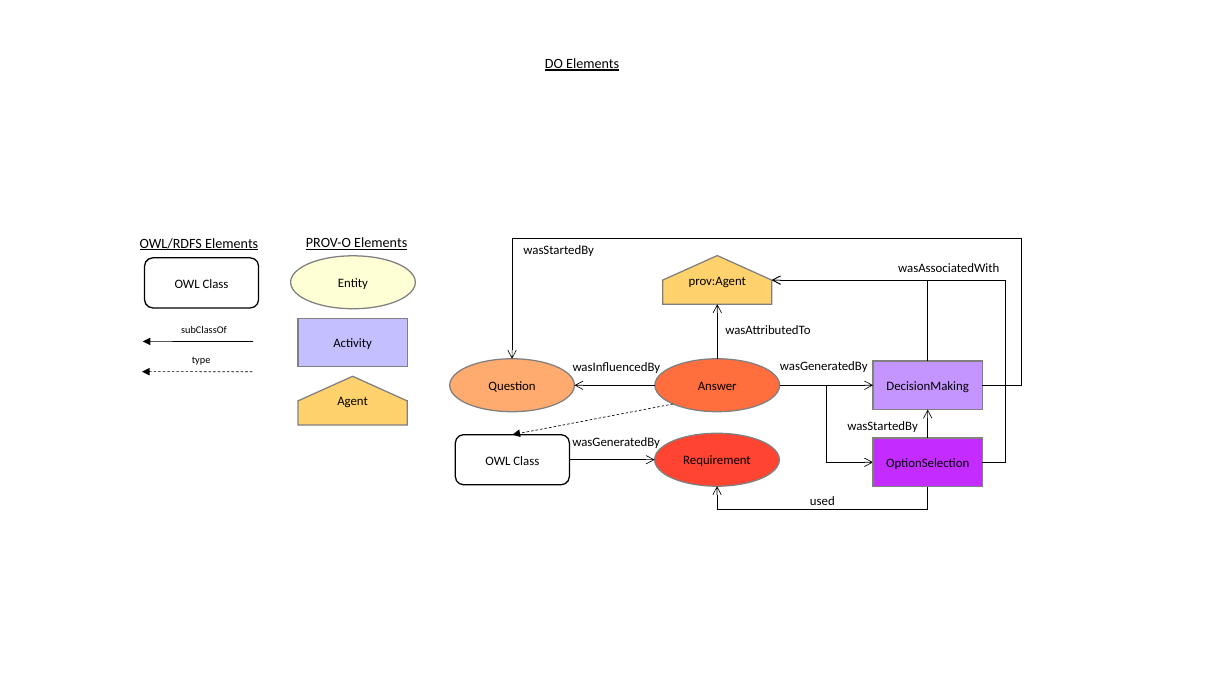
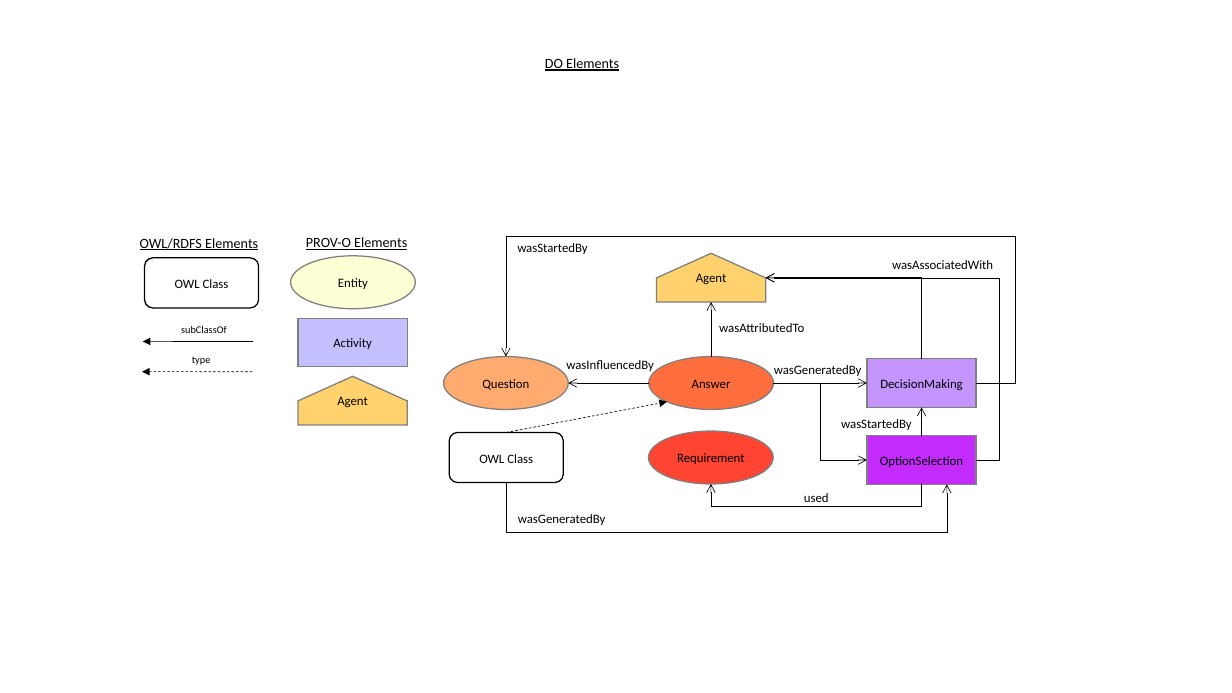
Before and after one commit to nicholascar/decprov-ont, a slide deck: slide 19 of images/diagrams.pptx (slide 17 before the commit). Drawn at 1232x693 pixels with LibreOffice and Linux fonts; fonts in the diff are those of the drawing. Boxes give left, top, right and bottom in pixels: in the first picture for what was removed or moved away, otherwise in the second. Text is boxed around its words. In the diff, an @@ line names an element or a change of style, - is before the commit and + after.

```diff
--- a/images/diagrams.pptx
+++ b/images/diagrams.pptx
@@ 4 texts, 1 freeform shape: place and size @@
-4 texts, 1 freeform shape at (523,245,999,505)
+4 texts, 1 freeform shape at (517,243,993,507)
@@ text in freeform shape at (696,273,727,284): text changed @@
-prov:Agent
+Agent
@@ 5 arrows, 5 elbow arrows, 3 rectangles, 3 ellipses, 1 text, 1 rounded rectangle: place and size @@
-5 arrows, 5 elbow arrows, 3 rectangles, 3 ellipses, 1 text, 1 rounded rectangle at (450,238,1022,510)
+5 arrows, 5 elbow arrows, 3 rectangles, 3 ellipses, 1 text, 1 rounded rectangle at (444,237,1016,507)
@@ text "wasGeneratedBy": place and size @@
-text "wasGeneratedBy" at (780,361,868,372)
+text "wasGeneratedBy" at (774,365,862,379)
@@ arrow removed from (569, 460) to (655, 460) @@
@@ elbow arrow added from (506, 482) to (947, 484), #000000 0.5 pt @@
@@ text "wasGeneratedBy": place and size @@
-text "wasGeneratedBy" at (572,437,660,451)
+text "wasGeneratedBy" at (518,514,606,525)
```
Also in this commit, not shown: 2 slides added, 5 other files.
